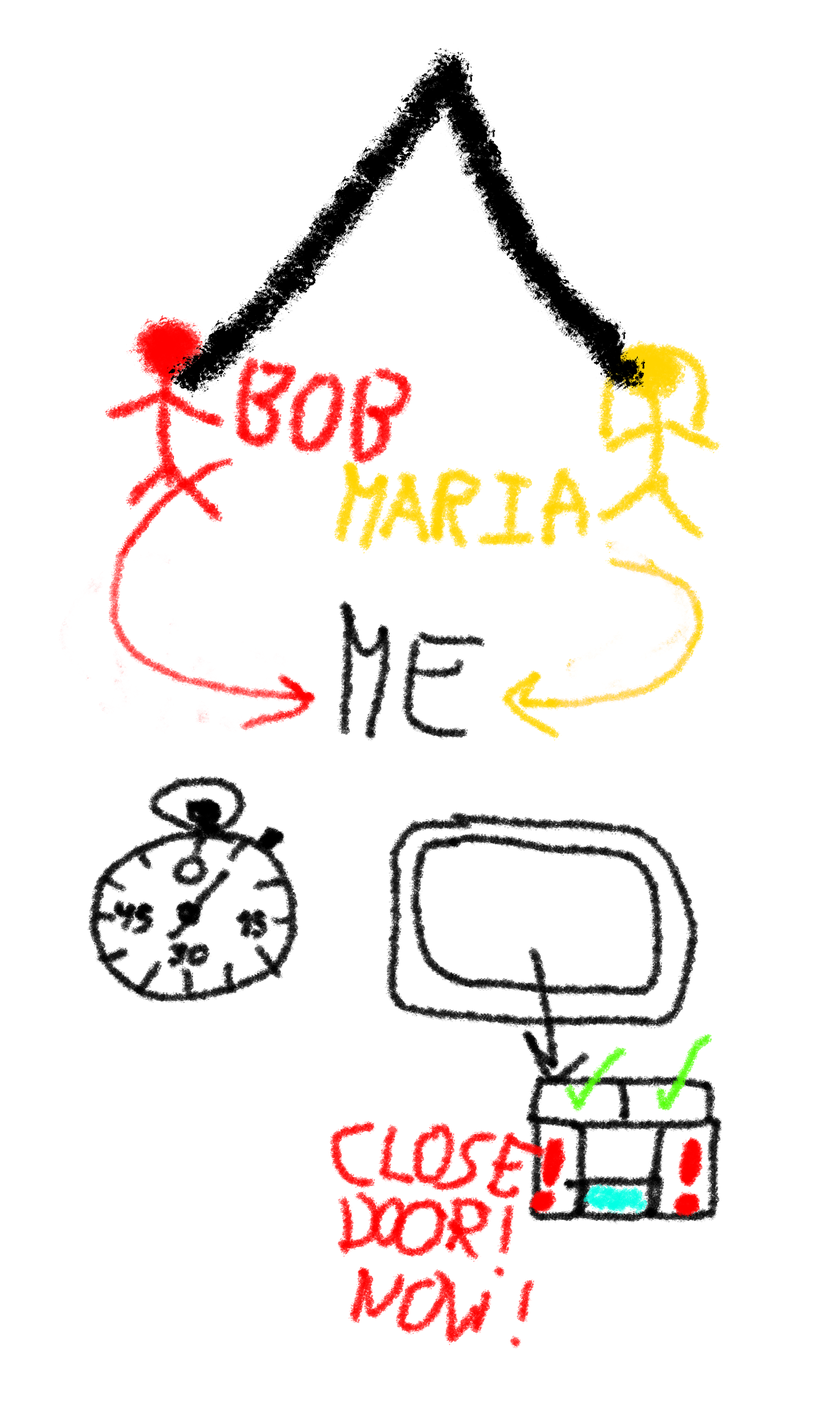
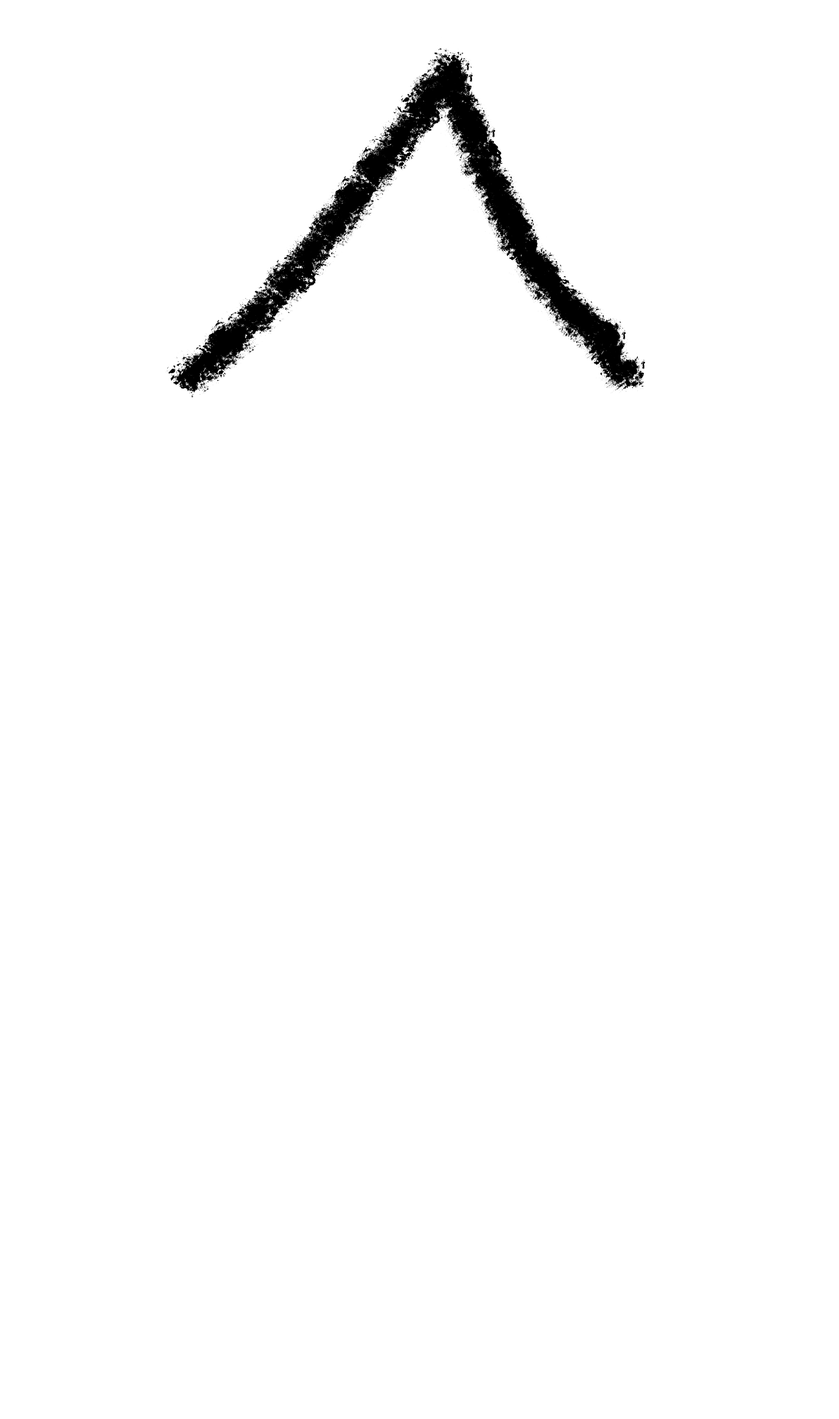
The second 839 x 1419 image is a revision of the first. Changes to its layers:
hid "Layer #1", painted on it over [58, 315, 724, 1350]
